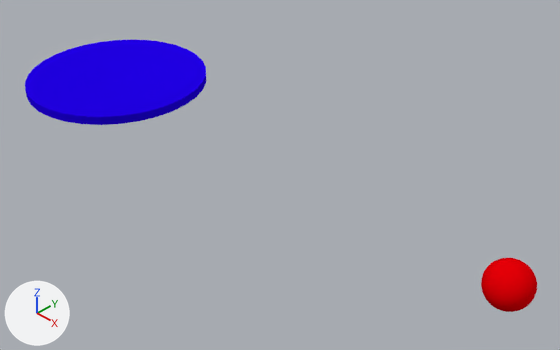
The Blender file concave_ball.blend, before and after one commit.
The view is the same before and after, from a 50 mm lens placed at (1.386, -0.866, 0.763), pointed at (0.492, 0.026, -0.049). The axes (+X, +Y, +Z) are drawn at lower left. The lights are the same throughout.

Objects in the first picture: 'Bille', 'Socle'.
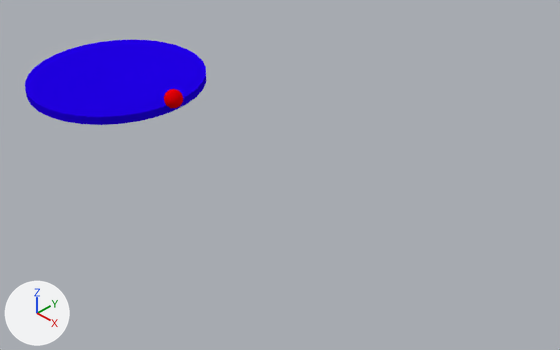
Where the change shows, as pixel boxes [x1, y1, x2, y2] in the pictures (560 x 350 px):
'Bille', moved, rescaled (65% narrower, 64% shorter)
    before: [481, 258, 537, 312]
    after: [164, 89, 183, 108]

Diff of the bpy script that builds the scene:
```diff
--- a/concave_ball.blend.py
+++ b/concave_ball.blend.py
@@ ob_bille @@
 ob_bille = bpy.data.objects.new('Bille', me_sphere_002)
-ob_bille.location = (1.0, 0.0, 0.0)
+ob_bille.location = (0.204, 0.0, 0.021)
+ob_bille.scale = (0.5, 0.5, 0.5)
```
